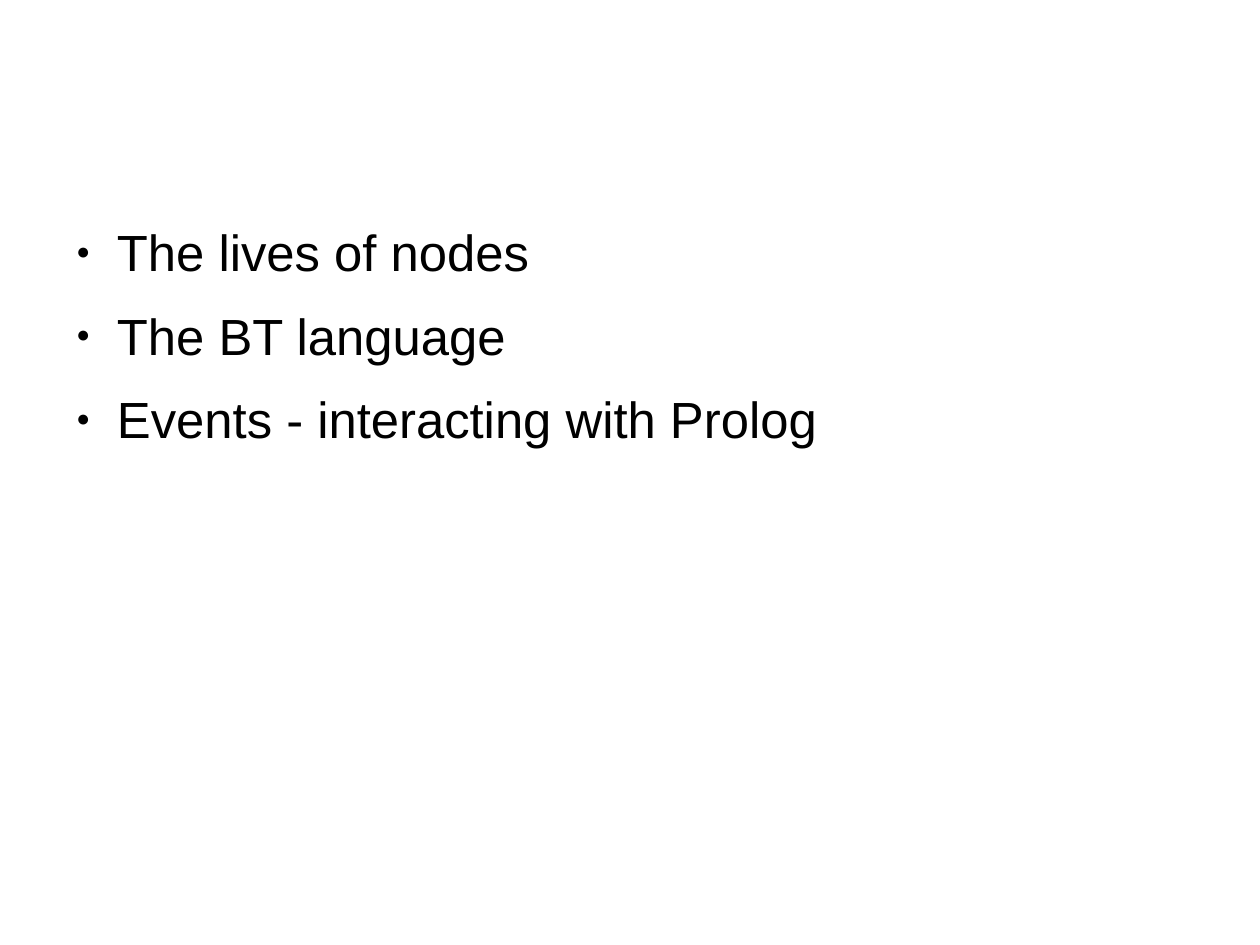
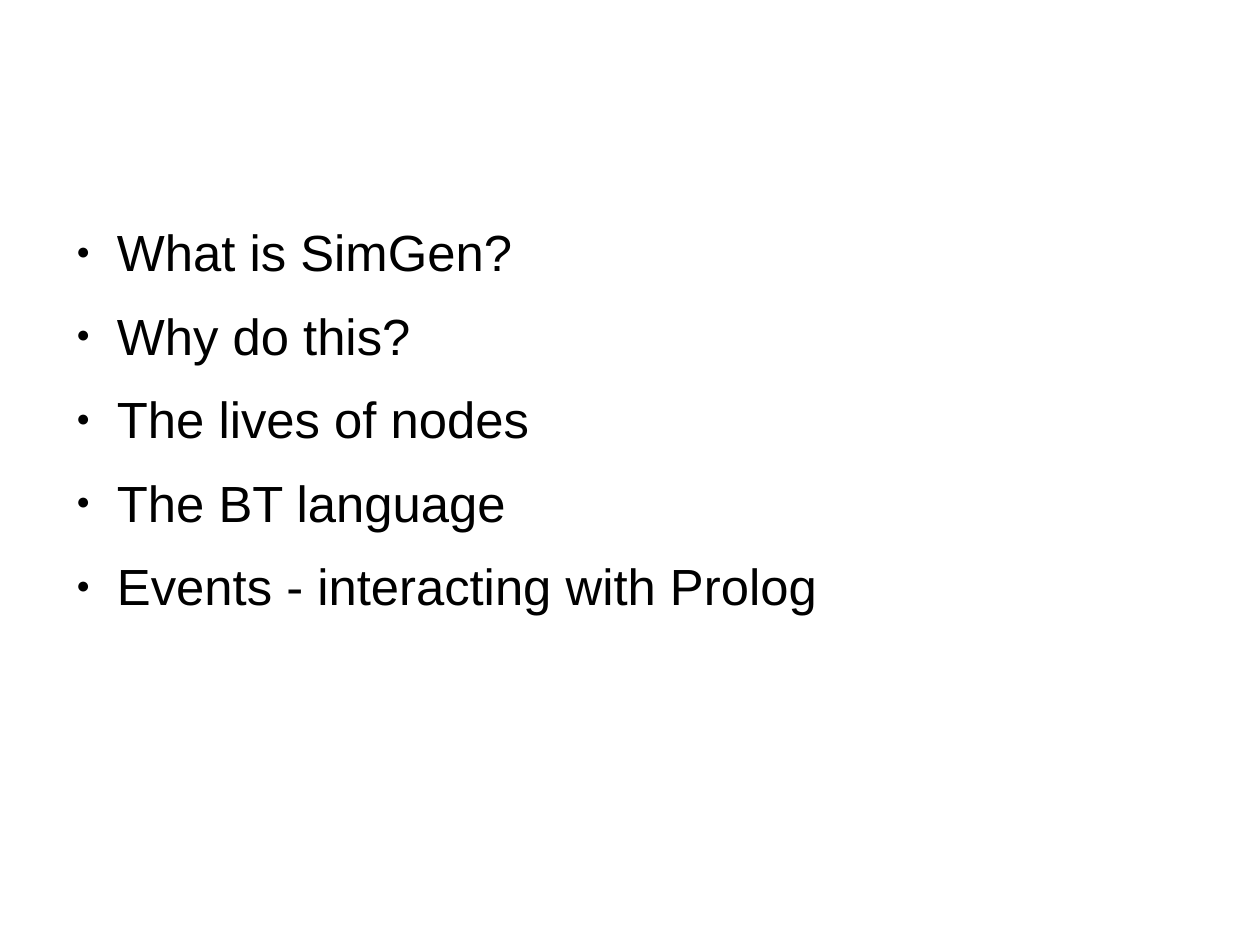
Before and after one commit to simularity/SimGen, a slide deck: slide 2 of docs/tutorial.odp. Drawn at 1260x945 pixels with LibreOffice and Linux fonts; fonts in the diff are those of the drawing; background and template pictures are left out. Boxes give left, top, right and bottom in pixels: in the first picture for what was removed or moved away, otherwise in the second. Text is boxed around its words. In the diff, an @@ line names an element or a change of style, - is before the commit and + after.

```diff
--- a/docs/tutorial.odp
+++ b/docs/tutorial.odp
@@ text at (117,234,512,365): paragraphs added @@
+● What is SimGen?
+● Why do this?
```
Also in this commit, not shown: 4 other slides changed, 4 slides added, 1 slide removed, 2 other files.
